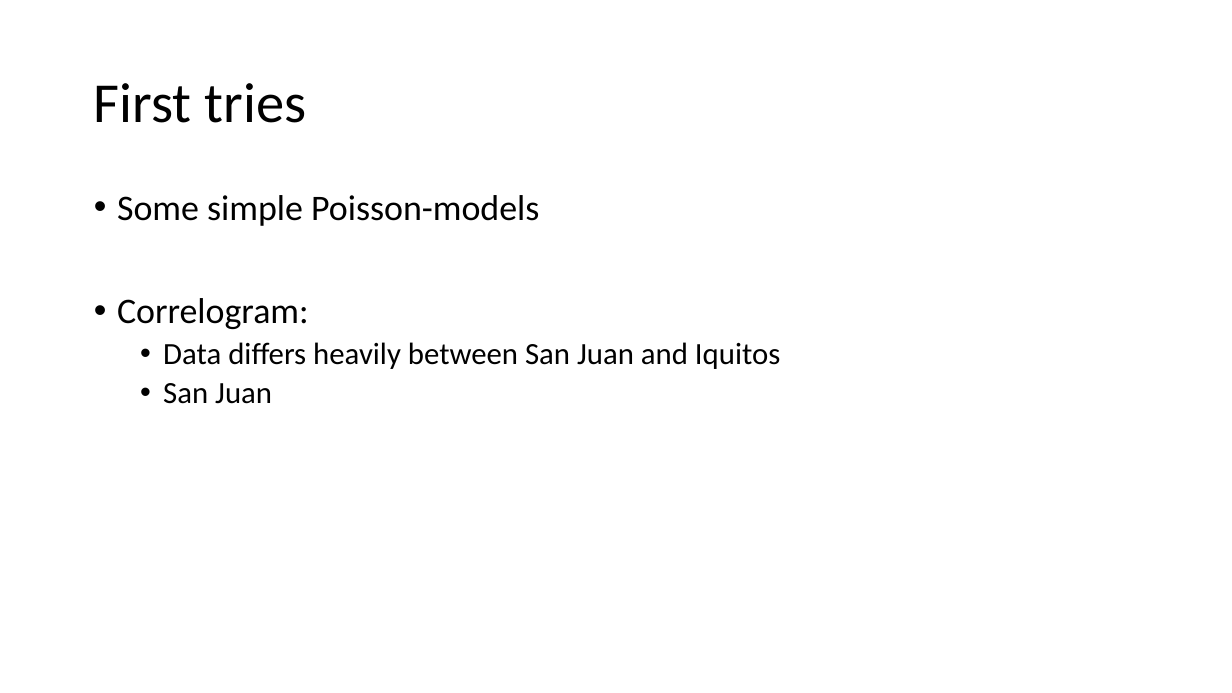
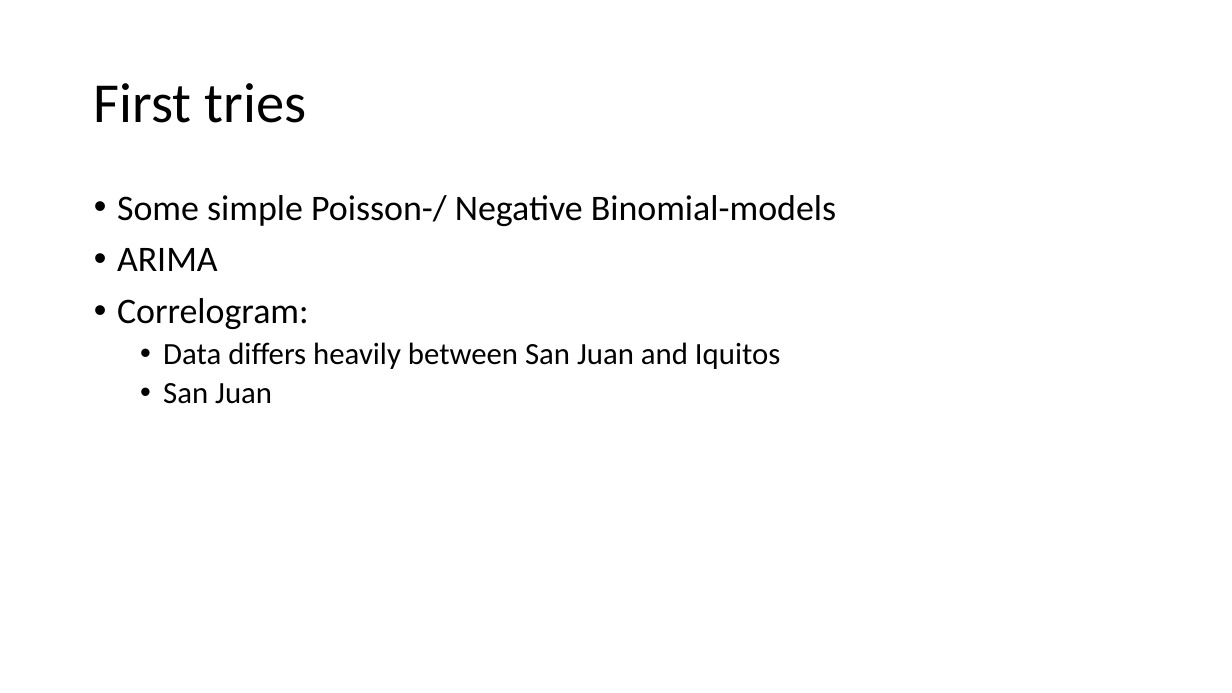
Before and after one commit to mariiader/adc_project, a slide deck: slide 9 of DengAI_PP.pptx. Drawn at 1232x693 pixels with LibreOffice and Linux fonts; fonts in the diff are those of the drawing. Boxes give left, top, right and bottom in pixels: in the first picture for what was removed or moved away, otherwise in the second. Text is boxed around its words. In the diff, an @@ line names an element or a change of style, - is before the commit and + after.

```diff
--- a/DengAI_PP.pptx
+++ b/DengAI_PP.pptx
@@ text at <box>117,195,836,271</box>: text changed @@
-• Some simple Poisson-models
+• Some simple Poisson-/ Negative Binomial-models
+• ARIMA
```
Also in this commit, not shown: 3 other slides changed, 1 slide added, 6 other files.
